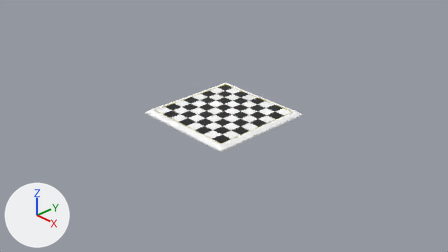
Two versions of the Blender file Board.blend, one commit apart.
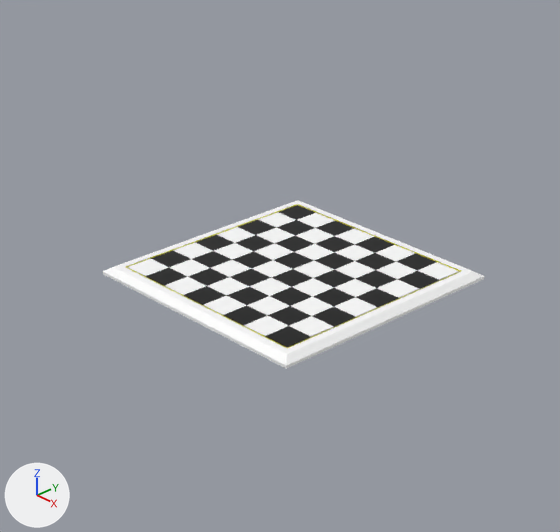
Old and new are each drawn from the file's camera 'Camera' and again close up on the part from 23% to 75% of the width and 0% to 87% of the height. The axes (+X, +Y, +Z) are drawn at lower left. The lights are the same throughout. The last two pictures show the newer version.
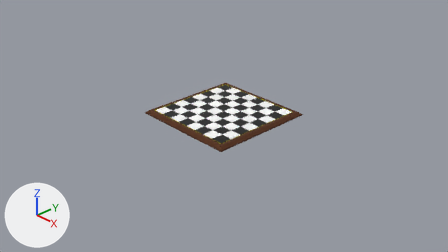
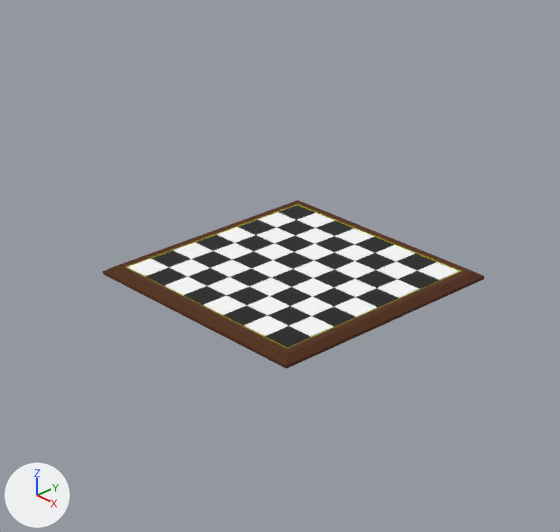
What differs and where, as boxes [x1, y1, x2, y2] in the close-ups (560 x 532 px):
part 1 of me_cube, recoloured
    both: [114, 200, 298, 267]
part 2 of me_cube, recoloured (white to brown)
    both: [103, 267, 287, 368]
part 3 of me_cube, recoloured
    both: [298, 200, 472, 271]
part 4 of me_cube, recoloured (white to brown)
    both: [286, 271, 484, 369]

The change in detail:
Material 'Wood' (mat_wood) is new.
Its base color is (0.085, 0.0249, 0.00562) (brown #522c11).
Its roughness is 1.0.
me_cube has 153 vertices, 117 faces and spans x -1.0..1.0, y -1.0..1.0, z 0.17..0.23.
me_cube is used by ob_cube; location (0.0, 0.0, 0.0).
me_cube part 1: all 3 faces centred in x -1.0..-0.91, y 0.0, z 0.17..0.23 switch from mat_white (white #ffffff) to mat_wood (brown #522c11).
me_cube part 2: all 3 faces centred in x 0.0, y -1.0..-0.91, z 0.17..0.23 switch from mat_white (white #ffffff) to mat_wood (brown #522c11).
me_cube part 3: all 3 faces centred in x 0.0, y 0.91..1.0, z 0.17..0.23 switch from mat_white (white #ffffff) to mat_wood (brown #522c11).
me_cube part 4: all 3 faces centred in x 0.91..1.0, y 0.0, z 0.17..0.23 switch from mat_white (white #ffffff) to mat_wood (brown #522c11).
